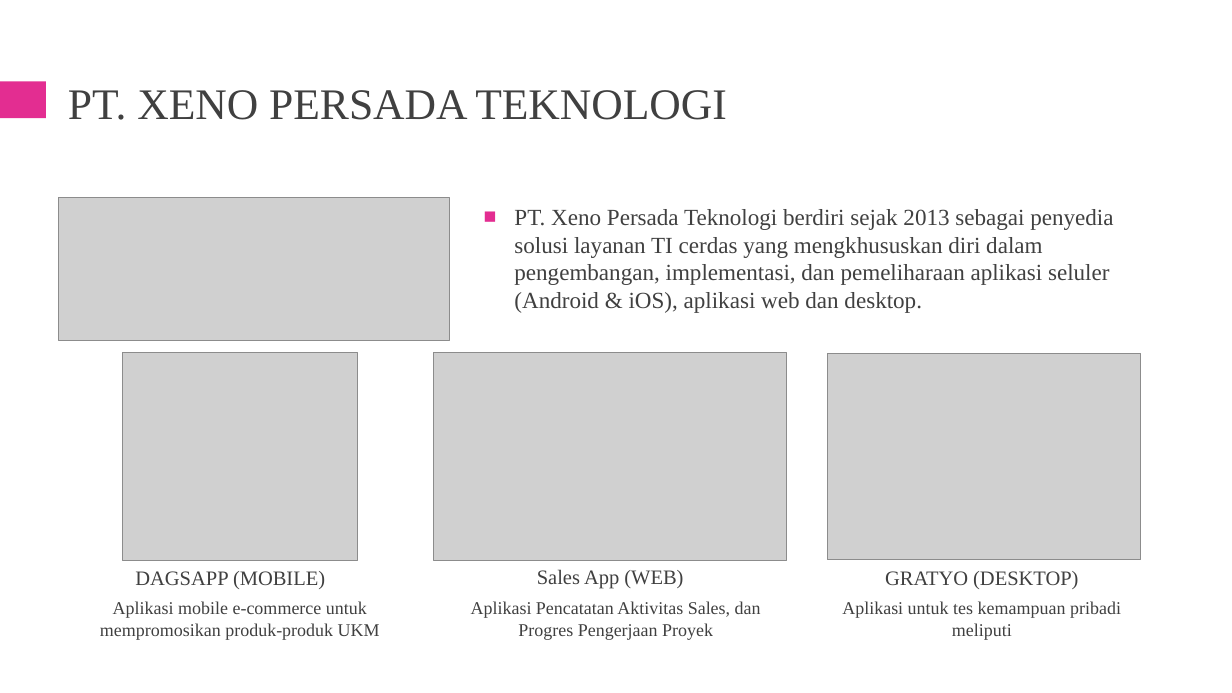
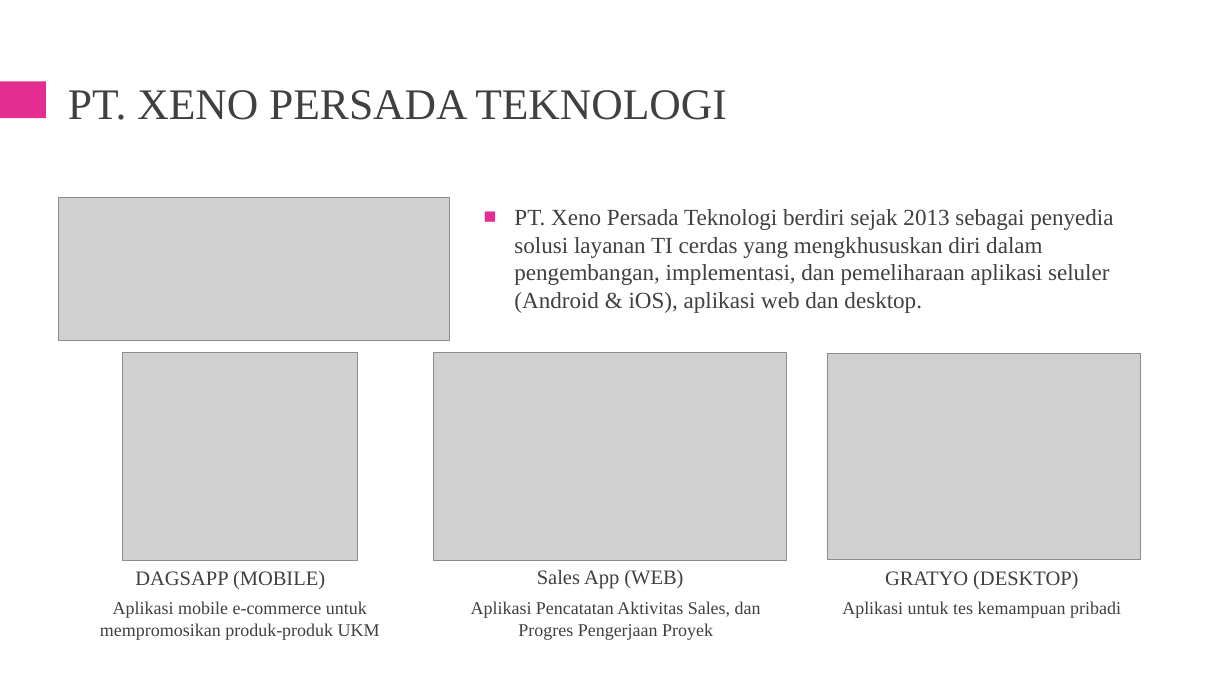
Before and after one commit to palindungan/file_penting_cadangan, a slide deck: slide 2 of PKL Industri 2020/magang_ppt.pptx (slide 3 before the commit). Drawn at 1232x693 pixels with LibreOffice and Linux fonts; fonts in the diff are those of the drawing; grey boxes stand for pictures. Boxes give left, top, right and bottom in pixels: in the first picture for what was removed or moved away, otherwise in the second. Text is boxed around its words. In the diff, an @@ line names an element or a change of style, - is before the commit and + after.

```diff
--- a/PKL Industri 2020/magang_ppt.pptx
+++ b/PKL Industri 2020/magang_ppt.pptx
@@ text at (842,601,1121,618): text changed @@
-Aplikasi untuk tes kemampuan pribadi meliputi
+Aplikasi untuk tes kemampuan pribadi
```
Also in this commit, not shown: 1 other file.
